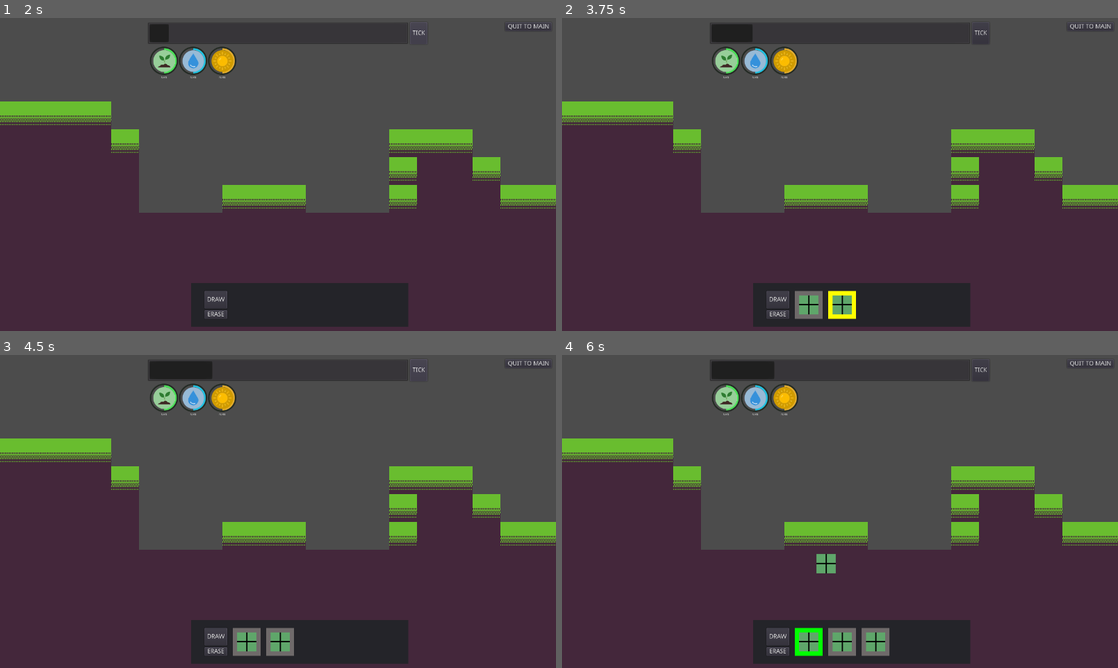
Above: before the commit, frames 1-4 (two rows, left to right).
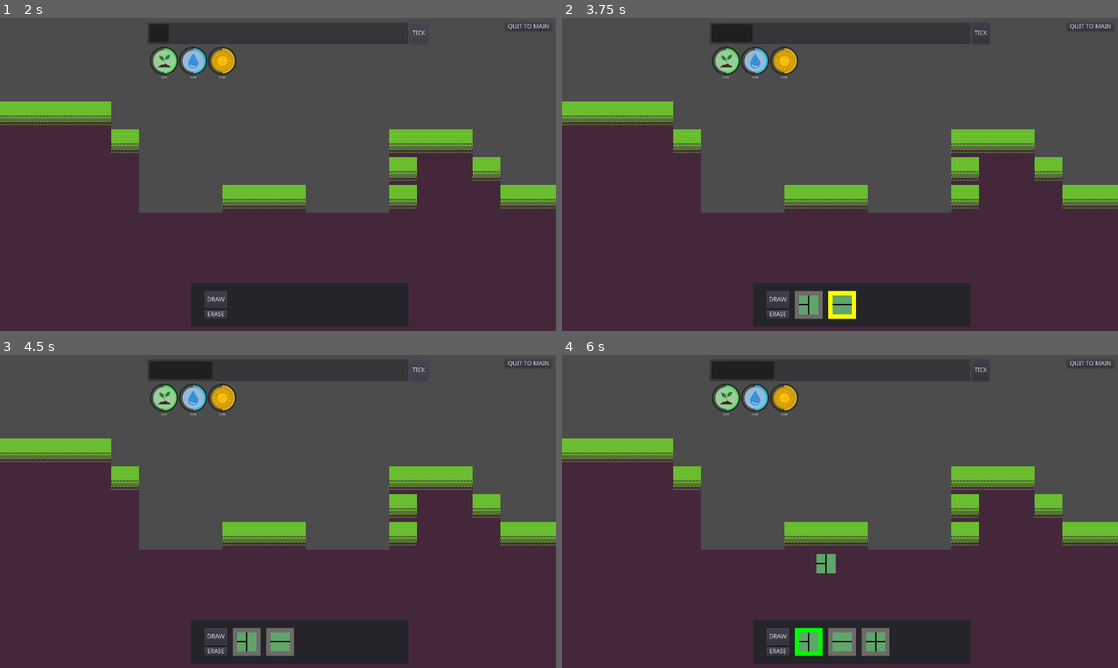
Above: after the commit, the same moments.

Repository: Gouellie/Roots
Game: Godot game, scene res://src/screens/main_menu.tscn
Two runs of this game, one before a commit and one after it. Both use one fixed random seed, a clock stepped at 60 frames per second and the inputs below.
Inputs (mouse positions are in pixels of both pictures, inside the frame that each line leads up to):
- Up to frame 1 (2 s): click "NEW GAME" at 0.5 s; click "TICK" at 1.25 s
- Up to frame 2 (3.75 s): click "DRAW" at 2 s; click "TICK" at 2.75 s; click "DRAW" at 3.5 s
- Up to frame 3 (4.5 s): click "TICK" at 4.25 s
- Up to frame 4 (6 s): click "DRAW" at 5 s; tap Enter at 5.75 s; drag from (806, 642) to (895, 442) at 5.77 s

Frame 1 is identical in both runs. In frame 2, less than 0.1% of the frame differs, in the area x 44-51%, y 88-95%; in frame 3, less than 0.1%; in frame 4, less than 0.1%, in the area x 44-51%, y 63-95%.

Commit message:
Added all tiles type
- New Singleton for Resources Preload and Tiles Enum
- Created all root tiles types
- Simplified Blueprints
- Added placeholder randomness in tilepanel (to be handled to a manager)

Diff:
--- a/project.godot
+++ b/project.godot
@@ -83,6 +83,7 @@
 Log="*res://src/autoload/log.gd"
 Events="*res://src/autoload/events.gd"
 Globals="*res://src/autoload/globals.gd"
+Resources="*res://src/autoload/resources.gd"
 
 [debug]
 
--- /dev/null
+++ b/src/autoload/resources.gd
@@ -0,0 +1,16 @@
+extends Node
+
+
+enum TILES {
+	STRAIGHT = 1,
+	ELBOW = 2,
+	THREEWAY = 3,
+	FOURWAY = 4}
+
+
+const Tiles := {
+	TILES.STRAIGHT : preload("res://src/scenes/librairies/tiles/types/tile_straight.tscn"),
+	TILES.ELBOW : preload("res://src/scenes/librairies/tiles/types/tile_elbow.tscn"),
+	TILES.THREEWAY : preload("res://src/scenes/librairies/tiles/types/tile_threeway.tscn"),
+	TILES.FOURWAY : preload("res://src/scenes/librairies/tiles/types/tile_fourway.tscn"),
+}
--- a/src/scenes/librairies/tiles/blueprints/tile_blueprint.gd
+++ b/src/scenes/librairies/tiles/blueprints/tile_blueprint.gd
@@ -1,2 +1,17 @@
 extends TileBlueprintBase
 class_name TileBlueprint
+
+export (int) var tile_index
+
+
+func _ready() -> void:
+	tile_scene = Resources.Tiles[tile_index]
+	match tile_index:
+		Resources.TILES.STRAIGHT:
+			$Skin_Straight.visible = true
+		Resources.TILES.ELBOW:
+			$Skin_Elbow.visible = true
+		Resources.TILES.THREEWAY:
+			$Skin_ThreeWay.visible = true
+		Resources.TILES.FOURWAY:
+			$Skin_FourWay.visible = true
--- /dev/null
+++ b/src/scenes/librairies/tiles/blueprints/tile_blueprint.tscn
@@ -0,0 +1,101 @@
+[gd_scene load_steps=2 format=2]
+
+[ext_resource path="res://src/scenes/librairies/tiles/blueprints/tile_blueprint.gd" type="Script" id=1]
+
+[node name="TileBluePrint" type="Node2D"]
+script = ExtResource( 1 )
+
+[node name="Skin_FourWay" type="ColorRect" parent="."]
+visible = false
+margin_left = -32.0
+margin_top = -32.0
+margin_right = 32.0
+margin_bottom = 32.0
+mouse_filter = 2
+color = Color( 0.376471, 0.654902, 0.419608, 1 )
+
+[node name="ColorRect" type="ColorRect" parent="Skin_FourWay"]
+margin_top = 29.0
+margin_right = 40.0
+margin_bottom = 69.0
+rect_scale = Vector2( 1.6, 0.12 )
+mouse_filter = 2
+color = Color( 0, 0, 0, 1 )
+
+[node name="ColorRect2" type="ColorRect" parent="Skin_FourWay"]
+margin_left = 35.0
+margin_right = 75.0
+margin_bottom = 40.0
+rect_rotation = 89.9999
+rect_scale = Vector2( 1.6, 0.12 )
+mouse_filter = 2
+color = Color( 0, 0, 0, 1 )
+
+[node name="Skin_Straight" type="ColorRect" parent="."]
+visible = false
+margin_left = -32.0
+margin_top = -32.0
+margin_right = 32.0
+margin_bottom = 32.0
+mouse_filter = 2
+color = Color( 0.376471, 0.654902, 0.419608, 1 )
+
+[node name="ColorRect" type="ColorRect" parent="Skin_Straight"]
+margin_top = 29.0
+margin_right = 40.0
+margin_bottom = 69.0
+rect_scale = Vector2( 1.6, 0.12 )
+mouse_filter = 2
+color = Color( 0, 0, 0, 1 )
+
+[node name="Skin_ThreeWay" type="ColorRect" parent="."]
+visible = false
+margin_left = -32.0
+margin_top = -32.0
+margin_right = 32.0
+margin_bottom = 32.0
+mouse_filter = 2
+color = Color( 0.376471, 0.654902, 0.419608, 1 )
+
+[node name="ColorRect" type="ColorRect" parent="Skin_ThreeWay"]
+margin_top = 29.0
+margin_right = 40.0
+margin_bottom = 69.0
+rect_scale = Vector2( 0.839999, 0.12 )
+mouse_filter = 2
+color = Color( 0, 0, 0, 1 )
+
+[node name="ColorRect2" type="ColorRect" parent="Skin_ThreeWay"]
+margin_left = 34.0
+margin_right = 74.0
+margin_bottom = 40.0
+rect_rotation = 89.9999
+rect_scale = Vector2( 1.6, 0.12 )
+mouse_filter = 2
+color = Color( 0, 0, 0, 1 )
+
+[node name="Skin_Elbow" type="ColorRect" parent="."]
+visible = false
+margin_left = -32.0
+margin_top = -32.0
+margin_right = 32.0
+margin_bottom = 32.0
+mouse_filter = 2
+color = Color( 0.376471, 0.654902, 0.419608, 1 )
+
+[node name="ColorRect" type="ColorRect" parent="Skin_Elbow"]
+margin_top = 29.0
+margin_right = 40.0
+margin_bottom = 69.0
+rect_scale = Vector2( 0.839999, 0.12 )
+mouse_filter = 2
+color = Color( 0, 0, 0, 1 )
+
+[node name="ColorRect2" type="ColorRect" parent="Skin_Elbow"]
+margin_left = 34.0
+margin_right = 74.0
+margin_bottom = 40.0
+rect_rotation = 89.9999
+rect_scale = Vector2( 0.84, 0.12 )
+mouse_filter = 2
+color = Color( 0, 0, 0, 1 )
--- a/src/scenes/librairies/tiles/blueprints/tile_blueprint_fourway.gd
+++ /dev/null
@@ -1 +0,0 @@
-extends TileBlueprint
--- a/src/scenes/librairies/tiles/blueprints/tile_blueprint_fourway.tscn
+++ b/src/scenes/librairies/tiles/types/tile_elbow.tscn
@@ -1,11 +1,9 @@
-[gd_scene load_steps=3 format=2]
+[gd_scene load_steps=2 format=2]
 
-[ext_resource path="res://src/scenes/librairies/tiles/blueprints/tile_blueprint_fourway.gd" type="Script" id=1]
-[ext_resource path="res://src/scenes/librairies/tiles/tile_fourway.tscn" type="PackedScene" id=2]
+[ext_resource path="res://src/scenes/librairies/tiles/tile_fourway.gd" type="Script" id=1]
 
-[node name="TileBluePrint_FourWay" type="Node2D"]
+[node name="Tile_Elbow" type="Node2D"]
 script = ExtResource( 1 )
-tile_scene = ExtResource( 2 )
 
 [node name="ColorRect_TempVisual" type="ColorRect" parent="."]
 margin_left = -32.0
@@ -19,15 +17,15 @@
 margin_top = 29.0
 margin_right = 40.0
 margin_bottom = 69.0
-rect_scale = Vector2( 1.6, 0.12 )
+rect_scale = Vector2( 0.839999, 0.12 )
 mouse_filter = 2
 color = Color( 0, 0, 0, 1 )
 
 [node name="ColorRect2" type="ColorRect" parent="ColorRect_TempVisual"]
-margin_left = 35.0
-margin_right = 75.0
+margin_left = 34.0
+margin_right = 74.0
 margin_bottom = 40.0
 rect_rotation = 89.9999
-rect_scale = Vector2( 1.6, 0.12 )
+rect_scale = Vector2( 0.84, 0.12 )
 mouse_filter = 2
 color = Color( 0, 0, 0, 1 )
--- /dev/null
+++ b/src/scenes/librairies/tiles/types/tile_straight.tscn
@@ -0,0 +1,22 @@
+[gd_scene load_steps=2 format=2]
+
+[ext_resource path="res://src/scenes/librairies/tiles/tile_fourway.gd" type="Script" id=1]
+
+[node name="Tile_Straight" type="Node2D"]
+script = ExtResource( 1 )
+
+[node name="ColorRect_TempVisual" type="ColorRect" parent="."]
+margin_left = -32.0
+margin_top = -32.0
+margin_right = 32.0
+margin_bottom = 32.0
+mouse_filter = 2
+color = Color( 0.376471, 0.654902, 0.419608, 1 )
+
+[node name="ColorRect" type="ColorRect" parent="ColorRect_TempVisual"]
+margin_top = 29.0
+margin_right = 40.0
+margin_bottom = 69.0
+rect_scale = Vector2( 1.6, 0.12 )
+mouse_filter = 2
+color = Color( 0, 0, 0, 1 )
--- /dev/null
+++ b/src/scenes/librairies/tiles/types/tile_threeway.tscn
@@ -0,0 +1,31 @@
+[gd_scene load_steps=2 format=2]
+
+[ext_resource path="res://src/scenes/librairies/tiles/tile_fourway.gd" type="Script" id=1]
+
+[node name="Tile_ThreeWay" type="Node2D"]
+script = ExtResource( 1 )
+
+[node name="ColorRect_TempVisual" type="ColorRect" parent="."]
+margin_left = -32.0
+margin_top = -32.0
+margin_right = 32.0
+margin_bottom = 32.0
+mouse_filter = 2
+color = Color( 0.376471, 0.654902, 0.419608, 1 )
+
+[node name="ColorRect" type="ColorRect" parent="ColorRect_TempVisual"]
+margin_top = 29.0
+margin_right = 40.0
+margin_bottom = 69.0
+rect_scale = Vector2( 0.839999, 0.12 )
+mouse_filter = 2
+color = Color( 0, 0, 0, 1 )
+
+[node name="ColorRect2" type="ColorRect" parent="ColorRect_TempVisual"]
+margin_left = 34.0
+margin_right = 74.0
+margin_bottom = 40.0
+rect_rotation = 89.9999
+rect_scale = Vector2( 1.6, 0.12 )
+mouse_filter = 2
+color = Color( 0, 0, 0, 1 )
--- a/src/ui/tilepanel.gd
+++ b/src/ui/tilepanel.gd
@@ -9,15 +9,15 @@
 var is_selected : bool = false setget set_is_selected
 
 onready var default := color
-onready var tile_blueprint : TileBlueprintBase
+onready var tile_blueprint : TileBlueprint
 
 
 func _ready() -> void:
-	if tile_scene:
-		tile_blueprint = tile_scene.instance() as TileBlueprintBase
-		tile_blueprint.scale = Vector2(0.7, 0.7)
-		tile_blueprint.position = $TileCenterPos.rect_position
-		add_child(tile_blueprint)
+	tile_blueprint = tile_scene.instance() as TileBlueprint
+	tile_blueprint.tile_index = randi()%4+1
+	tile_blueprint.scale = Vector2(0.7, 0.7)
+	tile_blueprint.position = $TileCenterPos.rect_position
+	add_child(tile_blueprint)
 
 
 func _on_TilePanel_mouse_entered() -> void:
--- a/src/ui/tilepanel.tscn
+++ b/src/ui/tilepanel.tscn
@@ -1,7 +1,7 @@
 [gd_scene load_steps=3 format=2]
 
 [ext_resource path="res://src/ui/tilepanel.gd" type="Script" id=1]
-[ext_resource path="res://src/scenes/librairies/tiles/blueprints/tile_blueprint_fourway.tscn" type="PackedScene" id=2]
+[ext_resource path="res://src/scenes/librairies/tiles/blueprints/tile_blueprint.tscn" type="PackedScene" id=2]
 
 [node name="TilePanel" type="ColorRect"]
 margin_right = 64.0
Renamed: src/scenes/librairies/tiles/tile_fourway.tscn -> src/scenes/librairies/tiles/types/tile_fourway.tscn
